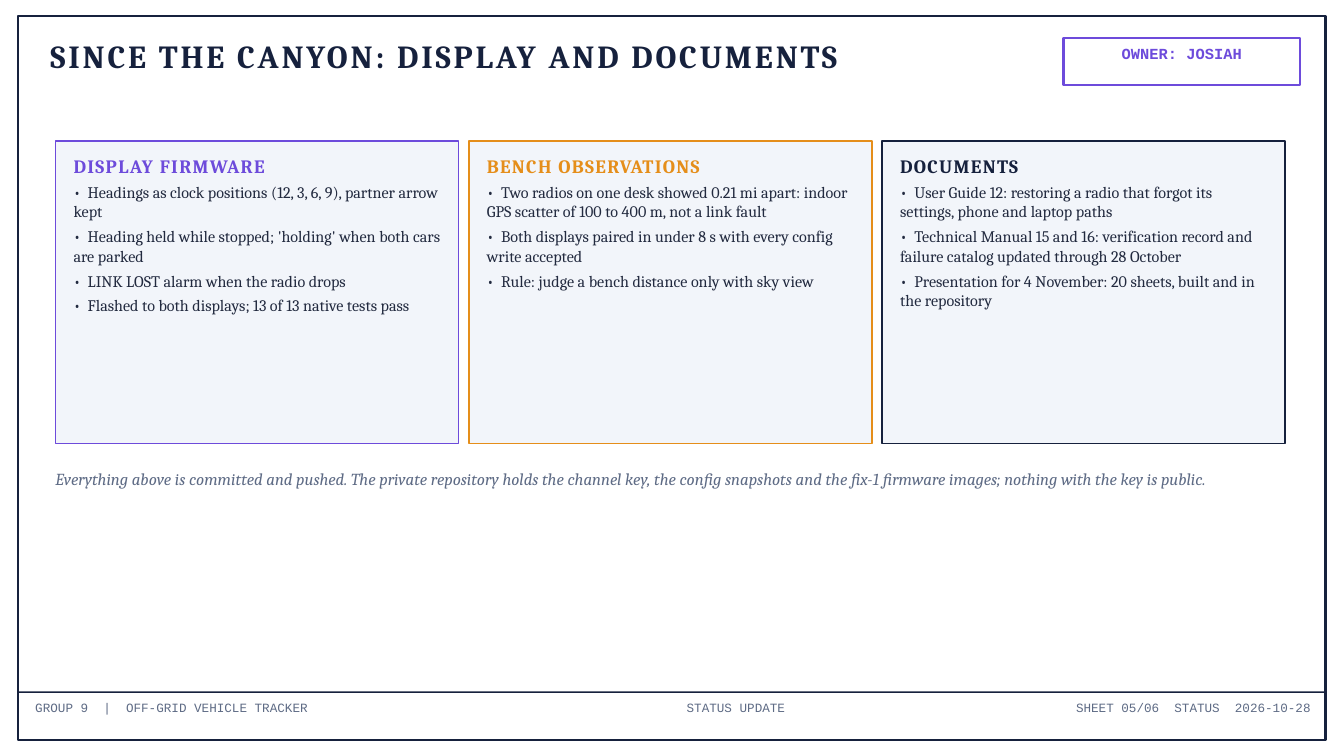
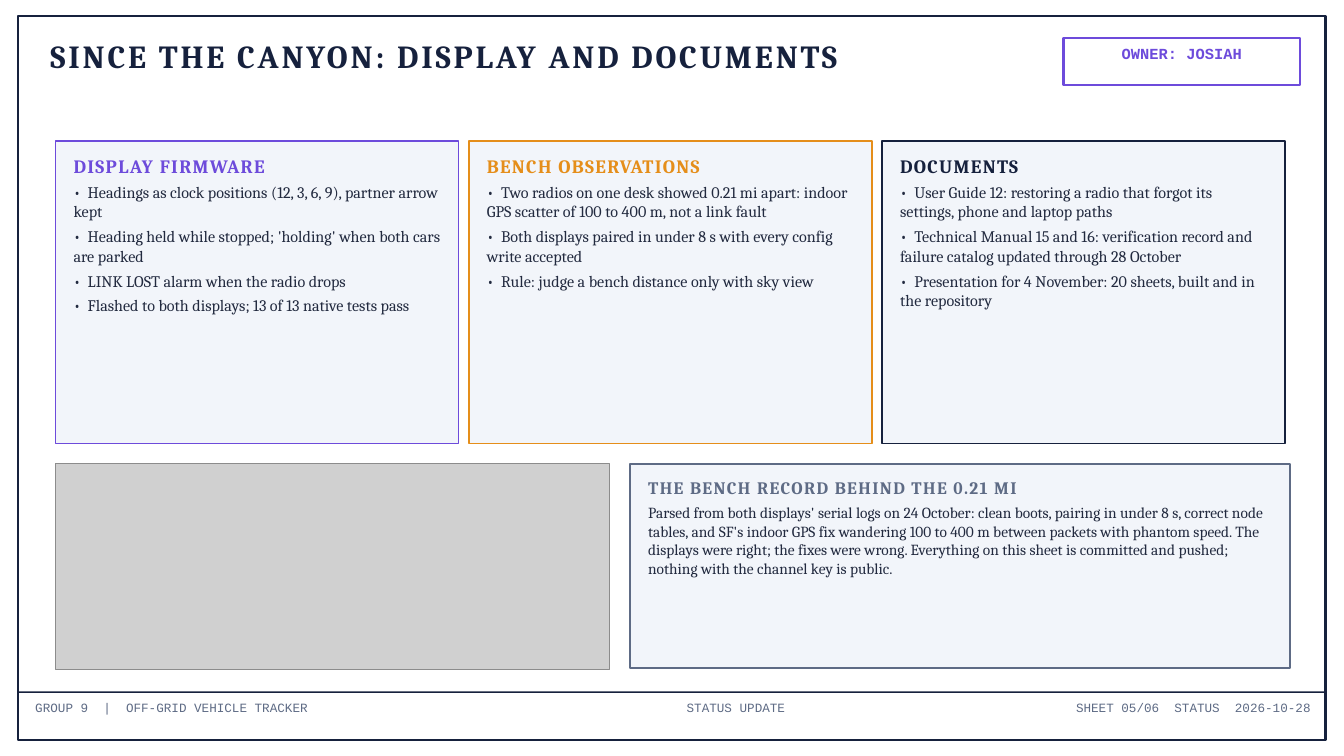
Before and after one commit to deosgracius/offgrid-vehicle-tracker, a slide deck: slide 5 of docs/presentations/Group9_Status_2026-10-28.pptx. Drawn at 1344x756 pixels with LibreOffice and Linux fonts; fonts in the diff are those of the drawing; grey boxes stand for pictures. Boxes give left, top, right and bottom in pixels: in the first picture for what was removed or moved away, otherwise in the second. Text is boxed around its words. In the diff, an @@ line names an element or a change of style, - is before the commit and + after.

```diff
--- a/docs/presentations/Group9_Status_2026-10-28.pptx
+++ b/docs/presentations/Group9_Status_2026-10-28.pptx
@@ text removed at (55,473,1206,489) @@
-Everything above is committed and pushed. The private repository holds the channel key, the config snapshots and the fix-1 firmware images; nothing with the key is public.
@@ picture added at (55,464,610,669) @@
@@ rectangle added at (630,464,1291,668), fill #F2F5FA, outline #5E6B85 1.25 pt @@
@@ text added at (648,482,1263,578), 11 pt, text #222A3F @@
+THE BENCH RECORD BEHIND THE 0.21 MI
+Parsed from both displays' serial logs on 24 October: clean boots, pairing in under 8 s, correct node tables, and SF's indoor GPS fix wandering 100 to 400 m between packets with phantom speed. The displays were right; the fixes were wrong. Everything on this sheet is committed and pushed; nothing with the channel key is public.
```
Also in this commit, not shown: 1 other file.
